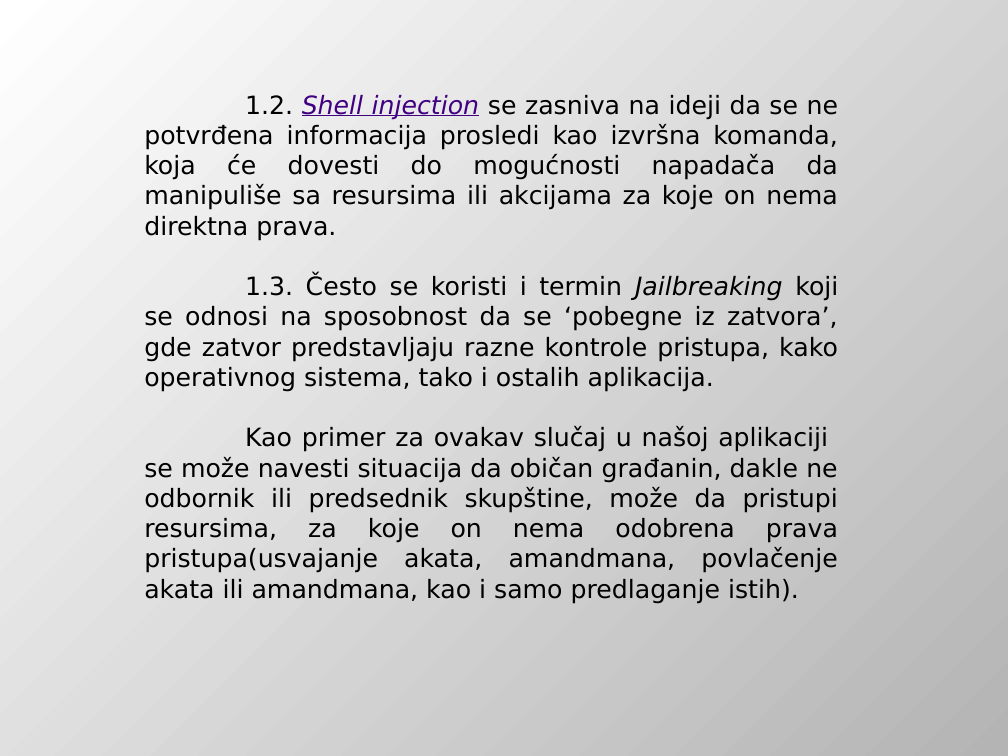
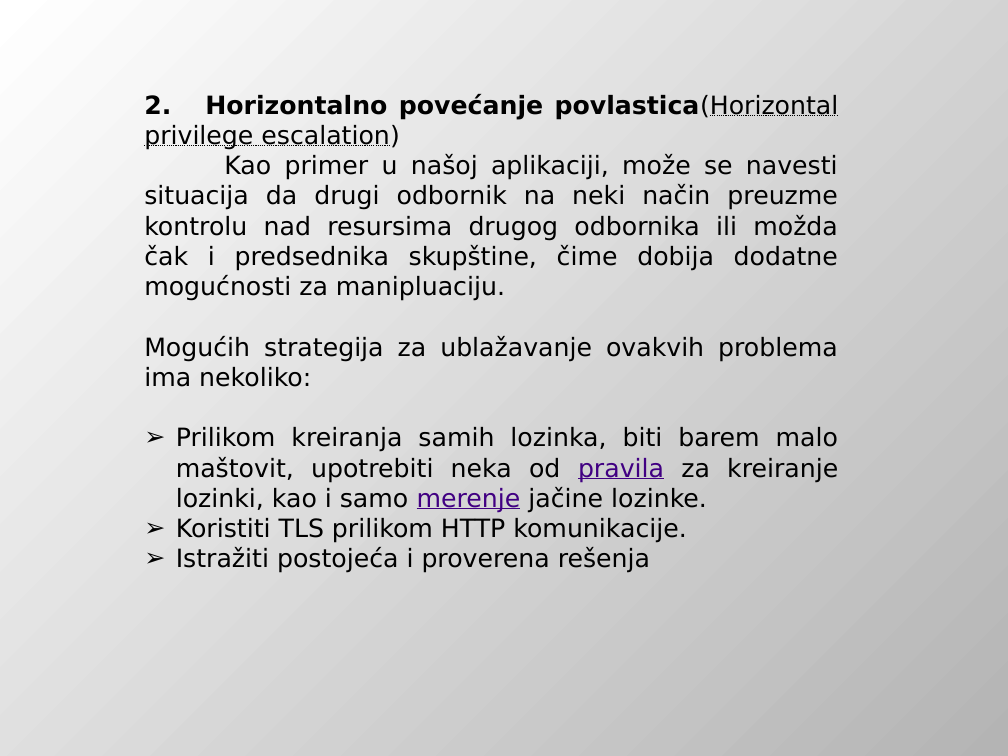
Before and after one commit to DejanUrosevic/XML-Projekat, a slide deck: slide 56 of Model Pretnji.pptx (slide 57 before the commit). Drawn at 1008x756 pixels with LibreOffice and Linux fonts; fonts in the diff are those of the drawing. Boxes give left, top, right and bottom in pixels: in the first picture for what was removed or moved away, otherwise in the second. Text is boxed around its words. In the diff, an @@ line names an element or a change of style, - is before the commit and + after.

Commit message:
Ubacen Elevation of privilege u prezentaciju.

```diff
--- a/Model Pretnji.pptx
+++ b/Model Pretnji.pptx
@@ text at [144,94,839,573]: text changed @@
-1.2. Shell injection se zasniva na ideji da se ne potvrđena informacija prosledi kao izvršna komanda, koja će dovesti do mogućnosti napadača da manipuliše sa resursima ili akcijama za koje on nema direktna prava.
-1.3. Često se koristi i termin Jailbreaking koji se odnosi na sposobnost da se ‘pobegne iz zatvora’, gde zatvor predstavljaju razne kontrole pristupa, kako operativnog sistema, tako i ostalih aplikacija.
-Kao primer za ovakav slučaj u našoj aplikaciji se može navesti situacija da običan građanin, dakle ne odbornik ili predsednik skupštine, može da pristupi resursima, za koje on nema odobrena prava pristupa(usvajanje akata, amandmana, povlačenje akata ili amandmana, kao i samo predlaganje istih).
+2. Horizontalno povećanje povlastica(Horizontal privilege escalation)
+Kao primer u našoj aplikaciji, može se navesti situacija da drugi odbornik na neki način preuzme kontrolu nad resursima drugog odbornika ili možda čak i predsednika skupštine, čime dobija dodatne mogućnosti za manipluaciju.
+Mogućih strategija za ublažavanje ovakvih problema ima nekoliko:
+➢ Prilikom kreiranja samih lozinka, biti barem malo maštovit, upotrebiti neka od pravila za kreiranje lozinki, kao i samo merenje jačine lozinke.
+➢ Koristiti TLS prilikom HTTP komunikacije.
+➢ Istražiti postojeća i proverena rešenja
```
Also in this commit, not shown: 1 other slide changed, 1 slide added, 9 slides removed, 3 other files.
